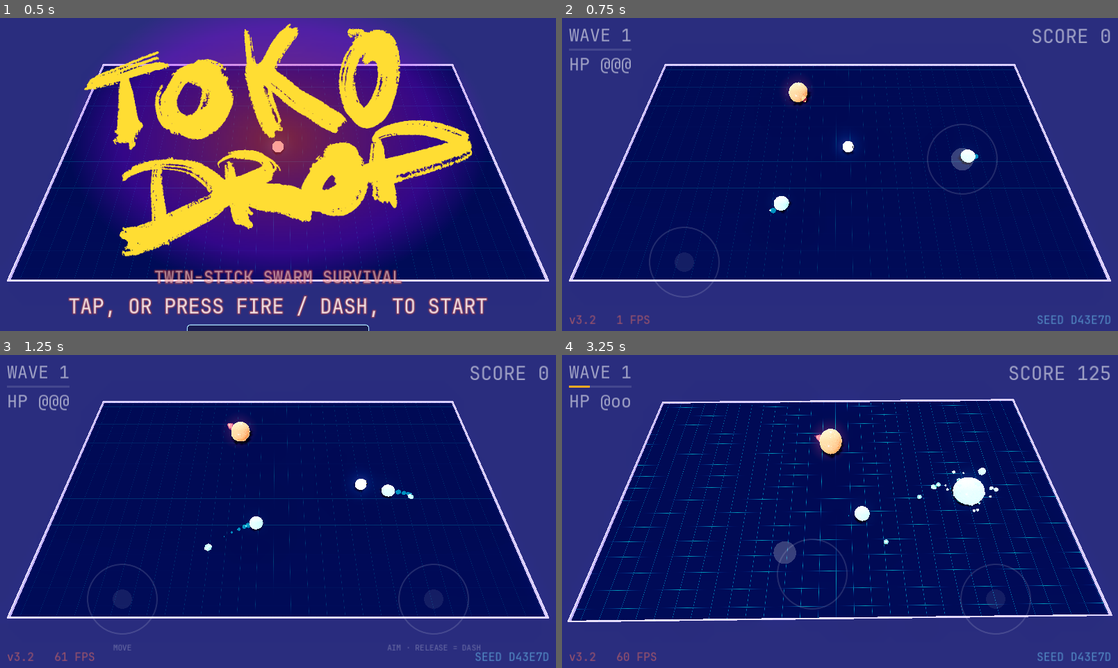
Above: before the commit, frames 1-4 (two rows, left to right).
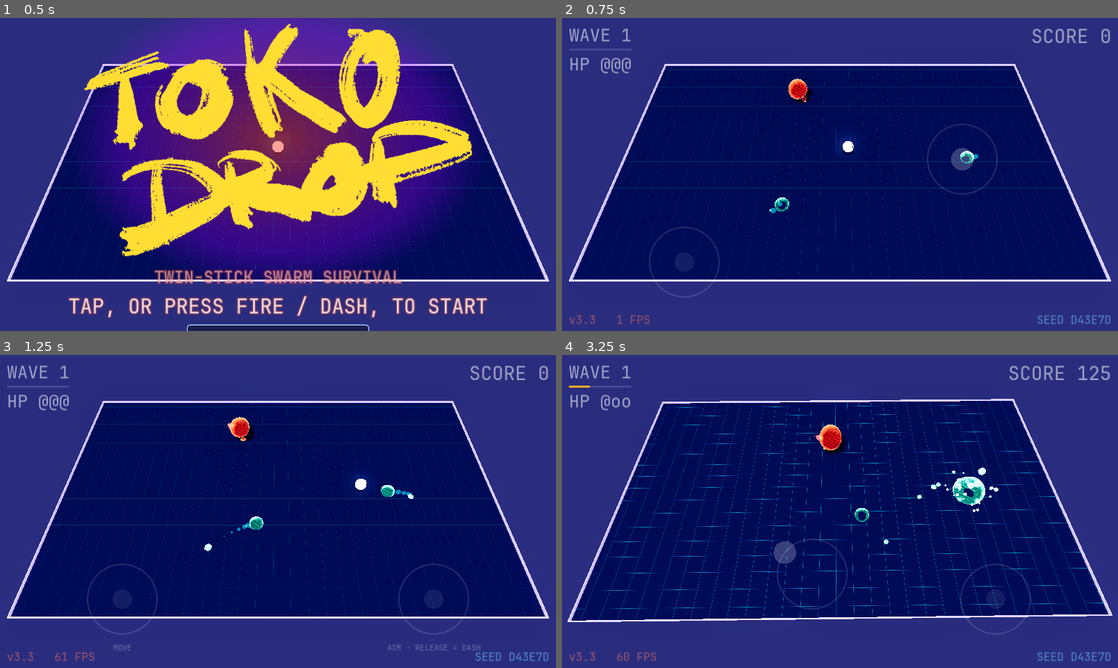
Above: after the commit, the same moments.

Repository: mbace1/toko-drop-godot
Game: Godot game, scene res://scenes/main.tscn
The game is run twice, just before and just after one commit, with the same random seed, the same clock (stepped at 60 frames per second) and the same inputs.
Inputs (mouse positions are in pixels of both pictures, inside the frame that each line leads up to):
- Up to frame 1 (0.5 s): no input
- Up to frame 2 (0.75 s): tap Enter at 0.5 s; move the mouse to (962, 158) at 0.52 s; hold D (move_right) from 0.53 s (still down); tap Space (dash) at 0.6 s; click (962, 158) at 0.67 s
- Up to frame 3 (1.25 s): keep holding D (move_right)
- Up to frame 4 (3.25 s): release D (move_right) at 1.25 s; drag from (728, 527) to (812, 574) at 1.27 s; move the mouse to (895, 442) at 2.02 s; hold D (move_right) 2.03-2.75 s; hold Shift 2.03-2.75 s; drag from (812, 574) to (673, 464) at 2.77 s

Frame 1 is identical in both runs. In frame 2, 0.5% of the frame differs, in the area x 5-75%, y 19-98%; in frame 3, 0.5%; in frame 4, 0.9%, in the area x 5-77%, y 22-98%.

Commit message:
Rebuild the blob dome and the rounded cube from the browser's own SDF
Two silhouette regressions, both primitive swaps made early in the port,
and — the actual failure — neither had ever been recorded as a decision.
The shapes were wrong AND the gap was invisible.

The browser builds ONE shared BLOB_GEO for all twelve blob types: a
dense unit sphere shrink-wrapped onto smax(length(p)-1, -y-0.7, 0.22)
with normals from the SDF gradient. It is the only genuinely custom
geometry in that project, and it is what makes a blob read as a gel dome
SITTING ON THE FLOOR rather than as a ball. This port had a SphereMesh
squashed by a non-uniform scale: right proportions, wrong shape, because
a scaled sphere has no flat rounded-off underside. The cube family had
plain BoxMesh corners where upstream uses RoundedBoxGeometry(s,s,s,4,
0.18).

gel_geo.gd rebuilds both from that maths — smin/smax verbatim, the
24-step binary search between 0.05 and 2.4, the 0.003 gradient epsilon,
detail 72 — so the shapes are derived rather than eyeballed. The dome is
built once and shared, sized per body by scale, as upstream does it.

Three consequences worth knowing:

- The dome's origin IS its floor contact point, so mesh.position.y is 0
  for blobs. That is why the browser translates the geometry; keeping
  the old radius lift would have floated every body.
- base_shape stays a PROPORTION. The unit dome's size rides on a
  separate _mesh_unit, because the tentacle roots and boss ring both
  read radius * base_shape.x as a proportion, and folding radius into it
  broke them.
- The cube uses a coarser detail (40). A UV sphere wrapped onto flat
  faces gives a radial vertex distribution that reads as a crosshatch
  under a glossy material; the silhouette is carried by the rounded
  edges, not by face tessellation.

One trap paid for: triangle winding fails SILENTLY. Getting three.js's
index order wrong inverted every face and the dome rendered as a hollow
ring — no error, just an obviously wrong picture. The order is now its
order verbatim with the names mapped in a comment.

One false alarm recorded so it is not re-investigated: TORO also reads
as a ring, and correctly — it sets mesh.mesh = null and draws only its
rim-standing wheel. I nearly filed it as a second broken dome.

_test_gel_geo pins what the shapes exist FOR: nothing hangs below y=0
and the underside is a flat DISC of vertices rather than a sphere's
single lowest point, and the cube's extreme corner sits measurably
inside where a hard box's would be.

Co-Authored-By: Claude Sonnet 5 <noreply@anthropic.com>
Claude-Session: https://claude.ai/code/session_01YVYCthnnpMWQ6WawyhARue

Diff:
--- a/scripts/enemy.gd
+++ b/scripts/enemy.gd
@@ -120,6 +120,12 @@
 ## needing a separate cap. Swarm bodies stay bare (the brief's own answer
 ## for those is a baked VAT, which is a later pass).
 var _tentacles: Array[Tentacle] = []
+## The dome from `gel_geo.gd` is a UNIT mesh shared by every blob, so it
+## carries the body radius here. Deliberately NOT folded into
+## `base_shape`: that is a PROPORTION (1.05/0.82/1.05), and the tentacle
+## roots and the boss ring both read it as one via `radius * base_shape.x`.
+## Cubes are built at their real size already, so theirs stays 1.
+var _mesh_unit := 1.0
 
 func apply_boss() -> void:
 	is_boss = true
@@ -207,28 +213,30 @@
 	hp = p_hp
 	max_hp = p_hp
 
+	# The browser's own geometry, rebuilt from its SDF — see `gel_geo.gd`.
+	# Blobs share ONE dome mesh sized per body by scale (its `BLOB_GEO`);
+	# cubes get a rounded box, because `RoundedBoxGeometry(s, s, s, 4, 0.18)`
+	# is what the original uses and a plain box is a different silhouette.
 	var m: Mesh
 	if is_cube:
-		var bm := BoxMesh.new()
-		bm.size = Vector3.ONE * radius * 1.5
-		m = bm
+		m = GelGeo.rounded_box(radius * 1.8, 0.18)
 	else:
-		var sm := SphereMesh.new()
-		sm.radius = radius
-		sm.height = radius * 2.0
-		sm.radial_segments = 24
-		sm.rings = 14
-		m = sm
+		m = GelGeo.dome()
+		_mesh_unit = radius
 
 	mesh = MeshInstance3D.new()
 	mesh.mesh = m
-	mesh.position.y = radius
+	# The dome's origin is already its FLOOR CONTACT point, so it needs no lift
+	# — that is the whole reason the browser translates the geometry. The cube
+	# is centred, so it still does.
+	mesh.position.y = 0.0 if not is_cube else radius
 	# TUNING.blob.shape — "squat grounded baseline" {x:1.05, y:0.82, z:1.05}.
 	# The browser's blobs are flattened domes sitting ON the floor, not balls
 	# resting on one point; a plain sphere reads as a marble.
 	if not is_cube:
+		# TUNING.blob.shape — the browser's "squat grounded baseline". It scales
+		# the dome, which already sits on the floor; no vertical offset.
 		base_shape = Vector3(1.05, 0.82, 1.05)
-		mesh.position.y = radius * base_shape.y
 
 	mat = ShaderMaterial.new()
 	mat.shader = GEL_SHADER
@@ -308,7 +316,7 @@
 		return true
 	_death_t -= delta
 	var t := 1.0 - maxf(_death_t, 0.0) / DEATH_TIME
-	mesh.scale = base_shape * (1.0 + t * DEATH_GROWTH)
+	mesh.scale = base_shape * _mesh_unit * (1.0 + t * DEATH_GROWTH)
 	mat.set_shader_parameter("alpha_amt", (1.0 - t) * (1.0 - t) * _base_alpha)
 	# The pre-death thrash: strongest at onset, fading as it bursts.
 	mat.set_shader_parameter("hit_wobble", maxf(0.0, _death_t / DEATH_TIME))
@@ -396,7 +404,7 @@
 	# it composes with breathe/squash instead of stomping them (enemy.js
 	# applies it inside the blob scale block for the same reason).
 	var infl := 1.0 + _inflate
-	mesh.scale = Vector3(sxz * infl, _sq * infl, sxz * infl) * base_shape
+	mesh.scale = Vector3(sxz * infl, _sq * infl, sxz * infl) * base_shape * _mesh_unit
 
 	mat.set_shader_parameter("wobble_time", _t)
 	mat.set_shader_parameter("hit_wobble", _hit_wobble)
--- /dev/null
+++ b/scripts/gel_geo.gd
@@ -0,0 +1,163 @@
+## gel_geo.gd — the SDF-built bodies: the gel dome, and the rounded cube.
+##
+## Closes two silhouette regressions that had gone untracked in this port. Both
+## were primitive swaps made early, and neither was recorded as a decision:
+##
+## 1. **The blob dome.** The browser builds ONE shared `BLOB_GEO` used by all
+##    twelve blob types (`enemy.js`): a dense unit sphere shrink-wrapped onto
+##    the signed-distance field `smax(length(p) - 1, -y - domeCut, domeRound)`,
+##    with normals taken from the SDF gradient. That is the single piece of
+##    genuinely custom geometry in the whole browser project, and it is what
+##    makes a blob read as a *gel dome sitting on the floor* rather than as a
+##    ball. This port had replaced it with a `SphereMesh` squashed by a
+##    non-uniform scale, which reproduces the proportions but not the shape:
+##    a scaled sphere has no flat, rounded-off underside.
+## 2. **The cube corners.** The browser uses `RoundedBoxGeometry(..., 4, 0.18)`
+##    — a box with 0.18 rounded edges. This port used a plain `BoxMesh`, so the
+##    cube family had hard corners the original never had.
+##
+## Both are rebuilt here from the browser's own SDF, so the shapes are derived
+## rather than eyeballed. The maths — `smin`/`smax`, the 24-step binary search
+## between 0.05 and 2.4, the 0.003 gradient epsilon, detail 72 — is its maths.
+class_name GelGeo
+
+## `TUNING.blob` in the browser: "geometry: gel dome =
+## smax(length(p)-1, -p.y-domeCut, domeRound), origin at floor contact".
+const DOME_CUT := 0.7
+const DOME_ROUND := 0.22
+## The browser's `sdfGeometry(sdf, 72)` — a 72 x round(72*0.66) UV sphere.
+const DETAIL := 72
+## The cube needs far less: see `rounded_box`.
+const BOX_DETAIL := 40
+const SEARCH_LO := 0.05
+const SEARCH_HI := 2.4
+const SEARCH_STEPS := 24
+const GRAD_EPS := 0.003
+
+static var _dome: ArrayMesh = null
+static var _boxes := {}
+
+## Polynomial smooth-min, and its max. Verbatim from `enemy.js`.
+static func smin(a: float, b: float, k: float) -> float:
+	var h: float = maxf(k - absf(a - b), 0.0) / k
+	return minf(a, b) - h * h * k * 0.25
+
+static func smax(a: float, b: float, k: float) -> float:
+	return -smin(-a, -b, k)
+
+## The blob dome. ONE mesh shared by every blob body, sized per enemy through
+## `mesh.scale` — the same arrangement the browser uses, and the reason this is
+## cached rather than rebuilt: it is a few thousand vertices of CPU work and
+## there is no reason to pay it per enemy, per wave.
+##
+## The origin is translated to the FLOOR CONTACT point, so a body rests at
+## y = 0 and every squash/breathe/drag scale anchors to the ground instead of
+## making the body float. Callers must therefore NOT add the old
+## `mesh.position.y = radius` offset.
+static func dome() -> ArrayMesh:
+	if _dome != null:
+		return _dome
+	var sdf := func(p: Vector3) -> float:
+		return smax(p.length() - 1.0, -p.y - DOME_CUT, DOME_ROUND)
+	_dome = _sdf_mesh(sdf, Vector3(0.0, DOME_CUT, 0.0))
+	return _dome
+
+## The rounded cube. `size` is the full width and `radius` the corner rounding,
+## matching `RoundedBoxGeometry(size, size, size, 4, radius)`.
+##
+## Cached per (size, radius) rather than built from one unit mesh, because the
+## browser's rounding is an ABSOLUTE 0.18 against a size that varies with the
+## enemy's radius — scaling a single unit cube would make the rounding
+## proportional instead, which is a different shape on every body.
+static func rounded_box(size: float, radius: float) -> ArrayMesh:
+	var key := "%.4f|%.4f" % [size, radius]
+	if _boxes.has(key):
+		return _boxes[key]
+	var b := size * 0.5 - radius
+	var sdf := func(p: Vector3) -> float:
+		var q := Vector3(absf(p.x) - b, absf(p.y) - b, absf(p.z) - b)
+		var outside := Vector3(maxf(q.x, 0.0), maxf(q.y, 0.0), maxf(q.z, 0.0)).length()
+		var inside: float = minf(maxf(q.x, maxf(q.y, q.z)), 0.0)
+		return outside + inside - radius
+	# Coarser than the dome on purpose. A UV sphere wrapped onto FLAT faces
+	# gives them a radial vertex distribution the browser's RoundedBoxGeometry
+	# does not have, and at dome density that reads as a faint crosshatch
+	# across each face under a glossy material. The silhouette — which is the
+	# whole point of this — is carried by the rounded edges, not by face
+	# tessellation, so the faces can afford to be much cheaper.
+	var m := _sdf_mesh(sdf, Vector3.ZERO, BOX_DETAIL)
+	_boxes[key] = m
+	return m
+
+## Shrink-wraps a UV sphere onto `sdf`. Each vertex is pushed along its own
+## direction to the field's zero crossing by binary search, and its normal is
+## read from the field's gradient — which is what gives the dome an exact
+## normal on the rounded underside instead of a sphere's.
+static func _sdf_mesh(sdf: Callable, offset: Vector3, detail := DETAIL) -> ArrayMesh:
+	var w := detail
+	var h := int(round(float(detail) * 0.66))
+	var verts := PackedVector3Array()
+	var norms := PackedVector3Array()
+	var uvs := PackedVector2Array()
+	var idx := PackedInt32Array()
+
+	for iy in range(h + 1):
+		var v := float(iy) / float(h)
+		var theta := v * PI
+		for ix in range(w + 1):
+			var u := float(ix) / float(w)
+			var phi := u * TAU
+			var dir := Vector3(
+				-cos(phi) * sin(theta),
+				cos(theta),
+				sin(phi) * sin(theta)).normalized()
+
+			var lo := SEARCH_LO
+			var hi := SEARCH_HI
+			for _s in SEARCH_STEPS:
+				var mid := (lo + hi) * 0.5
+				if sdf.call(dir * mid) < 0.0:
+					lo = mid
+				else:
+					hi = mid
+			var t := (lo + hi) * 0.5
+			var p := dir * t
+
+			var e := GRAD_EPS
+			var n := Vector3(
+				sdf.call(p + Vector3(e, 0, 0)) - sdf.call(p - Vector3(e, 0, 0)),
+				sdf.call(p + Vector3(0, e, 0)) - sdf.call(p - Vector3(0, e, 0)),
+				sdf.call(p + Vector3(0, 0, e)) - sdf.call(p - Vector3(0, 0, e)))
+			if n.length() < 0.000001:
+				n = dir
+			verts.append(p + offset)
+			norms.append(n.normalized())
+			uvs.append(Vector2(u, v))
+
+	var row := w + 1
+	for iy in range(h):
+		for ix in range(w):
+			# Winding taken from three.js SphereGeometry verbatim. Its names are
+			# a=(iy,ix+1) b=(iy,ix) c=(iy+1,ix) d=(iy+1,ix+1), pushing (a,b,d)
+			# and (b,c,d). Getting this wrong does not error — it silently
+			# inverts every face, and the dome renders as a hollow ring because
+			# you are looking at its inside.
+			var tl := iy * row + ix          # three.js `b`
+			var tr := tl + 1                 # three.js `a`
+			var bl := (iy + 1) * row + ix    # three.js `c`
+			var br := bl + 1                 # three.js `d`
+			# Skip the degenerate triangle at each pole, as a UV sphere must.
+			if iy != 0:
+				idx.append_array([tr, tl, br])
+			if iy != h - 1:
+				idx.append_array([tl, bl, br])
+
+	var arr := []
+	arr.resize(Mesh.ARRAY_MAX)
+	arr[Mesh.ARRAY_VERTEX] = verts
+	arr[Mesh.ARRAY_NORMAL] = norms
+	arr[Mesh.ARRAY_TEX_UV] = uvs
+	arr[Mesh.ARRAY_INDEX] = idx
+	var mesh := ArrayMesh.new()
+	mesh.add_surface_from_arrays(Mesh.PRIMITIVE_TRIANGLES, arr)
+	return mesh
--- a/scripts/main.gd
+++ b/scripts/main.gd
@@ -48,7 +48,7 @@
 
 ## main.js GRID_CELL — world units per floor-grid cell, chosen to keep the
 ## Shown in the corner, the way the browser prints v221.
-const VERSION := "3.2"
+const VERSION := "3.3"
 
 ## cells square on a non-square arena.
 const GRID_CELL := 1.286
--- a/tests/smoke.gd
+++ b/tests/smoke.gd
@@ -76,6 +76,7 @@
 	_test_drips()
 	_test_roguelike()
 	_test_rush_v225()
+	_test_gel_geo()
 	_test_foam_wiring()
 	_test_kill_scoring()
 	_test_adaptive_quality()
@@ -1674,6 +1675,55 @@
 ## v225 — RUSH gets its own arena and its own roster. Ported from the browser,
 ## which leads on gameplay. Three claims, all of which a screenshot of one wave
 ## could agree with by luck, so they are swept instead.
+## The SDF bodies. These pin the two things the shapes exist FOR — a flat
+## grounded underside on the blob, and rounded corners on the cube — because a
+## primitive swap that loses either is exactly what went unnoticed here before.
+func _test_gel_geo() -> void:
+	# The SDF itself, against the browser's own formula.
+	var sdf := func(p: Vector3) -> float:
+		return GelGeo.smax(p.length() - 1.0, -p.y - GelGeo.DOME_CUT, GelGeo.DOME_ROUND)
+	_check(sdf.call(Vector3.ZERO) < 0.0, "the dome field is solid at its centre")
+	_check(sdf.call(Vector3(0.0, 2.0, 0.0)) > 0.0, "and empty well above it")
+
+	var m := GelGeo.dome()
+	_check(m != null and m.get_surface_count() == 1, "the dome builds one surface")
+	_check(GelGeo.dome() == m, "and is cached — one mesh shared by every blob")
+
+	var arr := m.surface_get_arrays(0)
+	var verts: PackedVector3Array = arr[Mesh.ARRAY_VERTEX]
+	_check(verts.size() > 1000, "with a dense enough shell to hold the shape")
+
+	var lo := INF
+	var hi := -INF
+	var flat := 0
+	for v in verts:
+		lo = minf(lo, v.y)
+		hi = maxf(hi, v.y)
+		if absf(v.y) < 0.02:
+			flat += 1
+	# Origin at floor contact: nothing may hang below y=0, which is what lets a
+	# body rest on the floor without a compensating offset.
+	_check(lo > -0.05, "nothing hangs below the floor — the origin IS the contact point")
+	_check(hi > 1.0, "and the dome still stands about a radius tall")
+	# The defining feature: a real flat underside, not a squashed ball. A
+	# scaled sphere would have a single lowest point, not a disc of them.
+	_check(flat > 40, "the underside is a FLAT disc, not a sphere's single low point")
+
+	# The cube keeps its corners rounded: its extreme corner must sit measurably
+	# inside where a hard box's corner would be.
+	var bm := GelGeo.rounded_box(1.8, 0.18)
+	var barr := bm.surface_get_arrays(0)
+	var bverts: PackedVector3Array = barr[Mesh.ARRAY_VERTEX]
+	var far := 0.0
+	var face := 0.0
+	for v in bverts:
+		far = maxf(far, v.length())
+		face = maxf(face, absf(v.x))
+	_check(absf(face - 0.9) < 0.05, "the rounded box is the size it was asked for")
+	# A hard 1.8 cube's corner is at sqrt(3)*0.9 = 1.559.
+	_check(far < 1.50, "and its corners are rounded off, not square")
+	_check(GelGeo.rounded_box(1.8, 0.18) == bm, "boxes are cached per size too")
+
 func _test_rush_v225() -> void:
 	var w := WaveDirector.new()
 	get_root().add_child(w)
Not shown, added: scripts/gel_geo.gd.uid
Not shown, changed: PORT_STATUS.md
